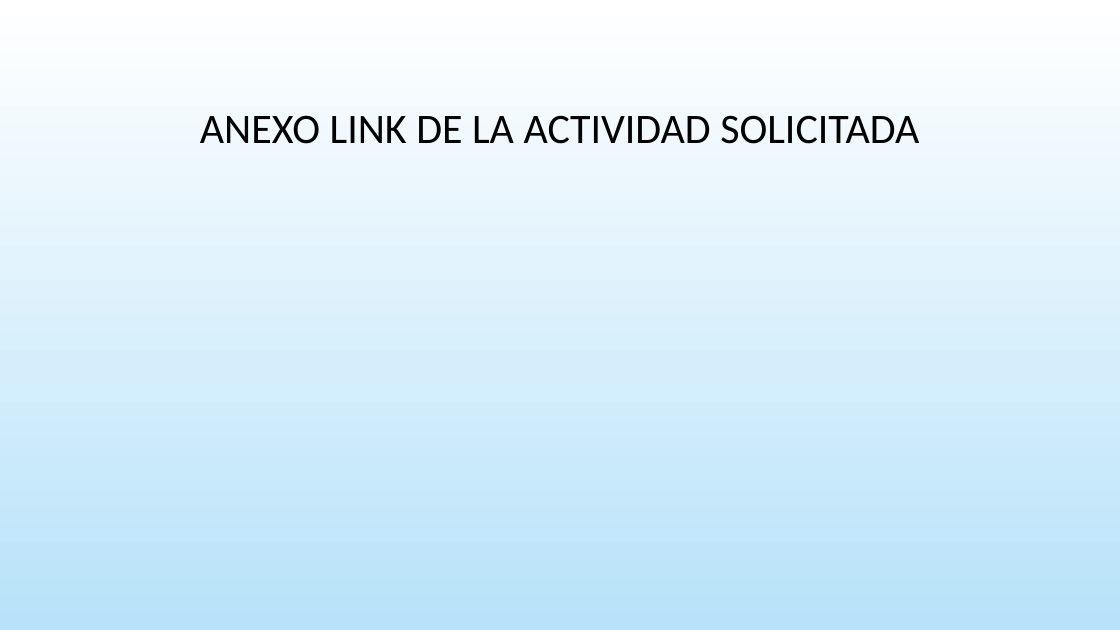
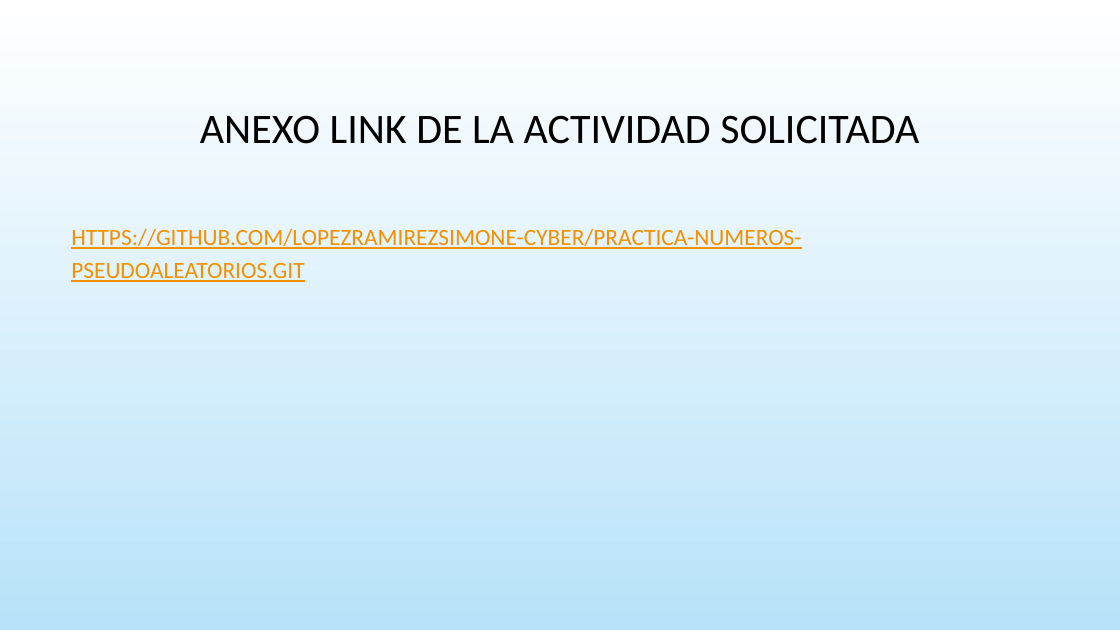
Before and after one commit to lopezramirezsimone-cyber/practica-numeros-pseudoaleatorios, a slide deck: slide 8 of Actividad 2.2 Reporte de Practica_BelenLopez_Sim_7ISCM.pptx. Drawn at 1120x630 pixels with LibreOffice and Linux fonts; fonts in the diff are those of the drawing; background and template pictures are left out. Boxes give left, top, right and bottom in pixels: in the first picture for what was removed or moved away, otherwise in the second. Text is boxed around its words. In the diff, an @@ line names an element or a change of style, - is before the commit and + after.

```diff
--- a/Actividad 2.2 Reporte de Practica_BelenLopez_Sim_7ISCM.pptx
+++ b/Actividad 2.2 Reporte de Practica_BelenLopez_Sim_7ISCM.pptx
@@ text added at (71,228,801,282), 20 pt, text #F49100, underline @@
+HTTPS://GITHUB.COM/LOPEZRAMIREZSIMONE-CYBER/PRACTICA-NUMEROS-PSEUDOALEATORIOS.GIT
```
Also in this commit, not shown: 3 other slides changed, 27 other files.
